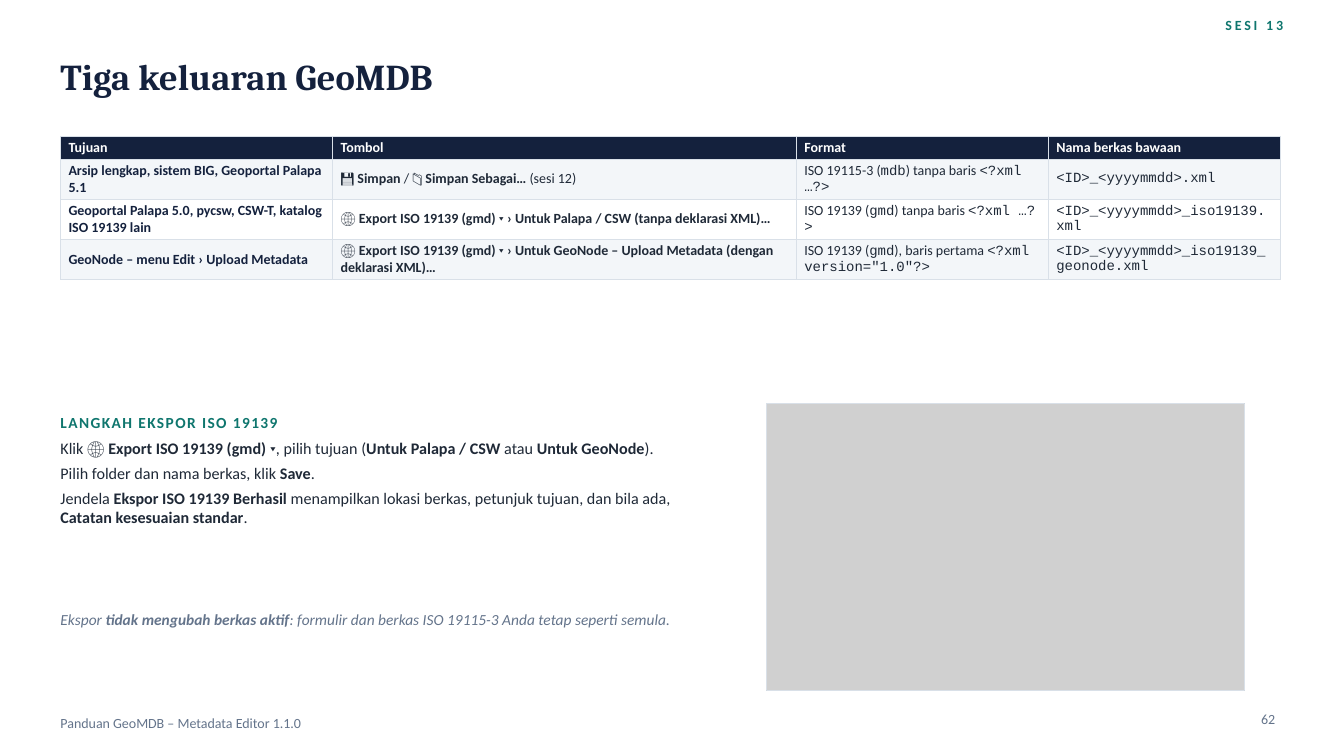
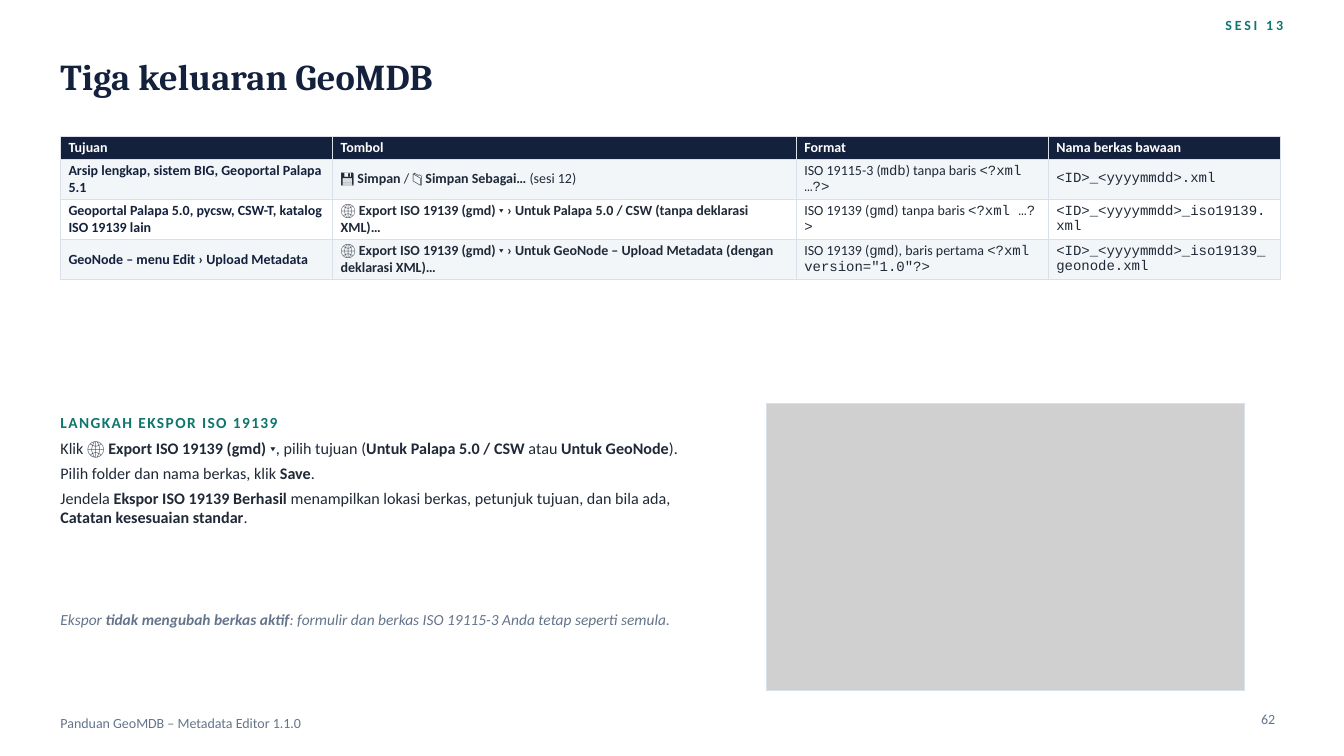
Before and after one commit to wendraalqassam/iso19115_metadata_editor, a slide deck: slide 62 of docs/Panduan-GeoMDB-Metadata-Editor.pptx. Drawn at 1344x756 pixels with LibreOffice and Linux fonts; fonts in the diff are those of the drawing; grey boxes stand for pictures. Boxes give left, top, right and bottom in pixels: in the first picture for what was removed or moved away, otherwise in the second. Text is boxed around its words. In the diff, an @@ line names an element or a change of style, - is before the commit and + after.

Commit message:
Prepare 1.1.0 for plugins.qgis.org: Palapa 5.0 label, clean scans, release ZIP contents
- Export menu: "Untuk Palapa 5.0 / CSW"; tooltip and success message say Palapa 5.1 takes only
  ISO 19115-3 from Save with "Kompatibel Sistem BIG". Deck and changelog follow.
- metadata.txt: drop supportsQt6 (removed from QGIS core; QGIS 4 support comes from
  qgisMaximumVersion=4.99).
- Release ZIP (git archive): docs/, tests/, .gitattributes and .gitignore are export-ignored;
  .flake8 is shipped (read by the plugins.qgis.org scanner; long lines are this project's style).
- flake8: unused imports, blank lines and continuation indents fixed.

Release package scan: Bandit 0, detect-secrets 0 (both blocking on plugins.qgis.org), flake8 0;
loads in QGIS 3.40.9 (8/8 smoke checks).

```diff
--- a/docs/Panduan-GeoMDB-Metadata-Editor.pptx
+++ b/docs/Panduan-GeoMDB-Metadata-Editor.pptx
@@ table at (60,136,1280,278) @@
-row 3, column 2: 🌐 Export ISO 19139 (gmd) ▾ › Untuk Palapa / CSW (tanpa deklarasi XML)…
+row 3, column 2: 🌐 Export ISO 19139 (gmd) ▾ › Untuk Palapa 5.0 / CSW (tanpa deklarasi XML)…
@@ text at (60,442,678,457): text changed @@
-1. Klik 🌐 Export ISO 19139 (gmd) ▾, pilih tujuan (Untuk Palapa / CSW atau Untuk GeoNode).
+1. Klik 🌐 Export ISO 19139 (gmd) ▾, pilih tujuan (Untuk Palapa 5.0 / CSW atau Untuk GeoNode).
```
Also in this commit, not shown: 5 other slides changed, 10 other files.
